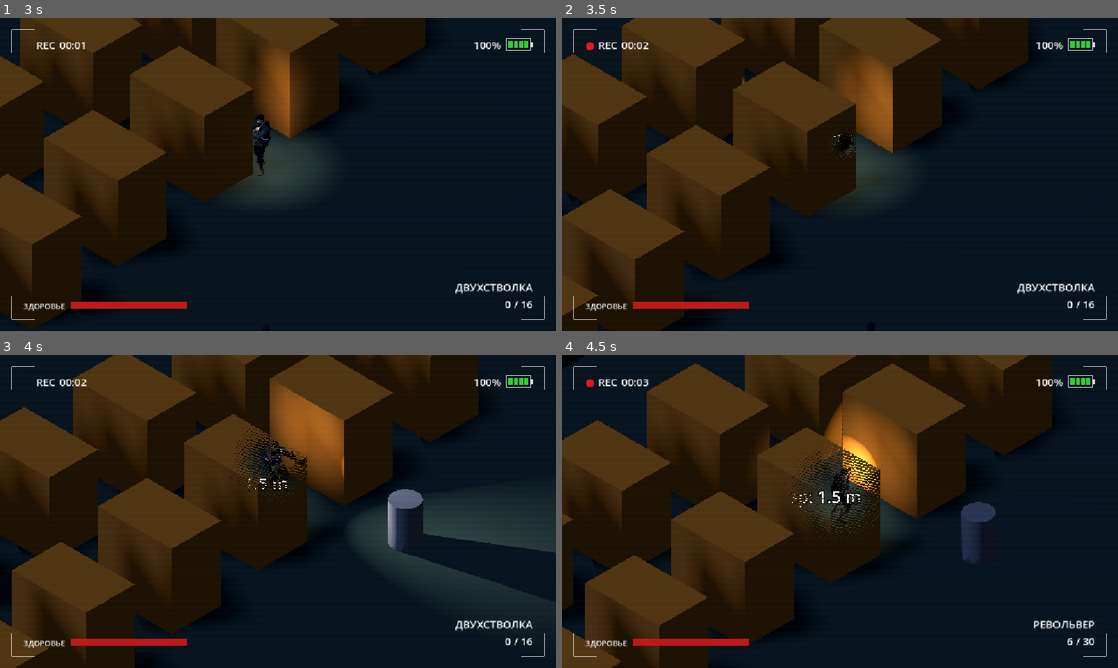
Above: before the commit, frames 1-4 (two rows, left to right).
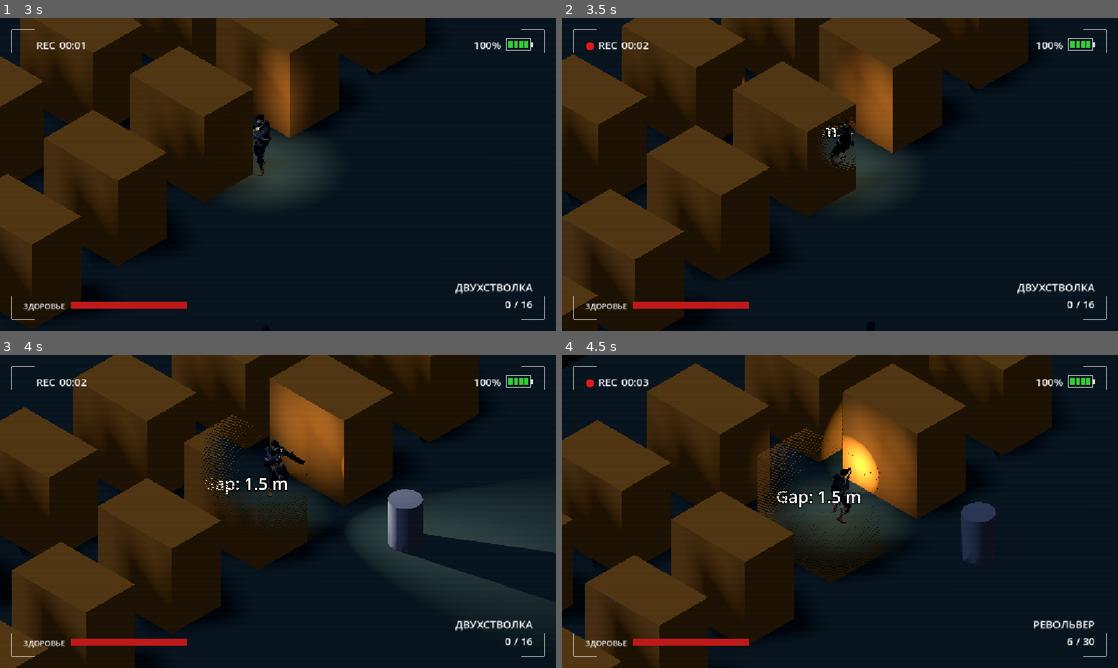
Above: after the commit, the same moments.

Repository: AnckerStudios/the-camera-game
Game: Godot game, scene res://ui/menu/menu.tscn
Two runs of this game, one before a commit and one after it. Both use one fixed random seed, a clock stepped at 60 frames per second and the inputs below.
Inputs (mouse positions are in pixels of both pictures, inside the frame that each line leads up to):
- Up to frame 1 (3 s): click "Играть" at 0.5 s; move the mouse to (250, 237) at 1.27 s; hold Right mouse button (alt_fire) 1.28-2.03 s; hold W (move_forward) 1.28-2.78 s; tap Space (jump) at 1.52, 2.27 s; move the mouse to (444, 221) at 2.02 s; tap Shift (dash) at 2.1 s; move the mouse to (111, 127) at 2.77 s; press the mouse at (111, 127) at 2.78 s; hold A (move_left) from 2.78 s (still down)
- Up to frame 2 (3.5 s): keep holding A (move_left)
- Up to frame 3 (4 s): keep holding A (move_left); move the mouse to (305, 511) at 3.52 s; release the mouse at (305, 511) at 3.53 s; tap E (interaction) at 3.6 s; tap Space (jump) at 3.77 s
- Up to frame 4 (4.5 s): move the mouse to (756, 433) at 4.27 s; release A (move_left) at 4.28 s; hold S (move_backward) from 4.28 s (still down); hold Q (weapon_next) from 4.28 s (still down)

Frame 1 is identical in both runs. In frame 2, 0.5% of the frame differs, in the area x 45-53%, y 31-49%; in frame 3, 2.7%; in frame 4, 4.0%, in the area x 35-58%, y 23-72%.

Commit message:
править вырезание

Diff:
--- a/gamelogic/player/camera/wall_cutout.gd
+++ b/gamelogic/player/camera/wall_cutout.gd
@@ -3,13 +3,11 @@
 ## Узлы группы camera_cutout_ignore и их потомки не изменяются.
 
 @export var enabled: bool = true
-## Доля пикселей стены в центре: 0 — пусто, 1 — стена полностью видима.
-@export_range(0.0, 1.0, 0.01) var interior_visibility: float = 0.02
-## Больше 1 — сильное вырезание распространяется дальше от центра.
-@export_range(0.1, 8.0, 0.1) var dither_curve_power: float = 2.0
+## Степень дизеринга: больше 1 — прозрачная область шире, меньше 1 — стена плотнее.
+@export_range(0.01, 8.0, 0.01) var interior_visibility: float = 4.0
 @export_range(10.0, 300.0, 1.0) var radius_pixels: float = 0.0
 ## Максимальный радиус и расстояние за стеной для его достижения.
-@export_range(10.0, 600.0, 1.0) var max_radius_pixels: float = 120.0
+@export_range(10.0, 600.0, 1.0) var max_radius_pixels: float = 200.0
 @export_range(0.01, 20.0, 0.1) var radius_max_distance: float = 3.0
 
 ## Скорость плавного изменения радиуса: меньше — медленнее.
@@ -66,7 +64,6 @@
 		var material := ShaderMaterial.new()
 		material.shader = CUTOUT_SHADER
 		material.set_shader_parameter("interior_visibility", interior_visibility)
-		material.set_shader_parameter("dither_curve_power", dither_curve_power)
 		if original is StandardMaterial3D:
 			material.set_shader_parameter("base_color", original.albedo_color)
 			material.set_shader_parameter("base_roughness", original.roughness)
@@ -114,7 +111,6 @@
 		_current_radii[material] = current_radius
 		material.set_shader_parameter("cutout_enabled", enabled and current_radius > 0.0)
 		material.set_shader_parameter("interior_visibility", interior_visibility)
-		material.set_shader_parameter("dither_curve_power", dither_curve_power)
 		material.set_shader_parameter("target_uv", screen_position / size)
 		material.set_shader_parameter("viewport_size", size)
 		material.set_shader_parameter("radius_pixels", current_radius)
--- a/gamelogic/player/camera/wall_cutout.gdshader
+++ b/gamelogic/player/camera/wall_cutout.gdshader
@@ -13,8 +13,8 @@
 
 uniform float radius_pixels = 90.0;
 
-// Минимальная доля сохраняемых пикселей в центре; к краю возрастает до 1.
-uniform float interior_visibility : hint_range(0.0, 1.0, 0.01) = 0.02;
+uniform float interior_visibility : hint_range(0.01, 8.0, 0.01) = 2.0;
+
 
 uniform bool cutout_enabled = false;
 uniform int enemy_cutout_count = 0;
@@ -23,7 +23,8 @@
 // Минимальная видимость в центре постепенно растёт по всей площади круга.
 float circle_visibility(float distance_to_center, float radius) {
 	float radial_progress = smoothstep(0.0, max(radius, 0.001), distance_to_center);
-	float radial_visibility = mix(interior_visibility, 1.0, radial_progress);
+	radial_progress = pow(radial_progress, max(interior_visibility, 0.01));
+	float radial_visibility = radial_progress;
 	return radial_visibility;
 }
 
